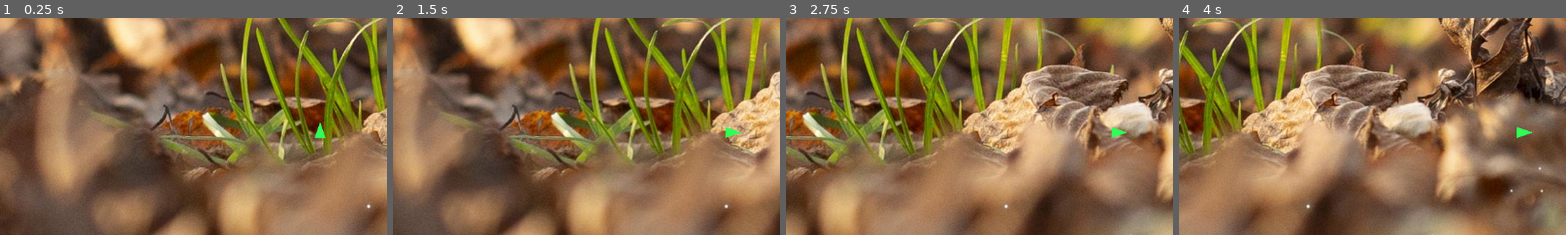
Above: before the commit, frames 1-4 (left to right).
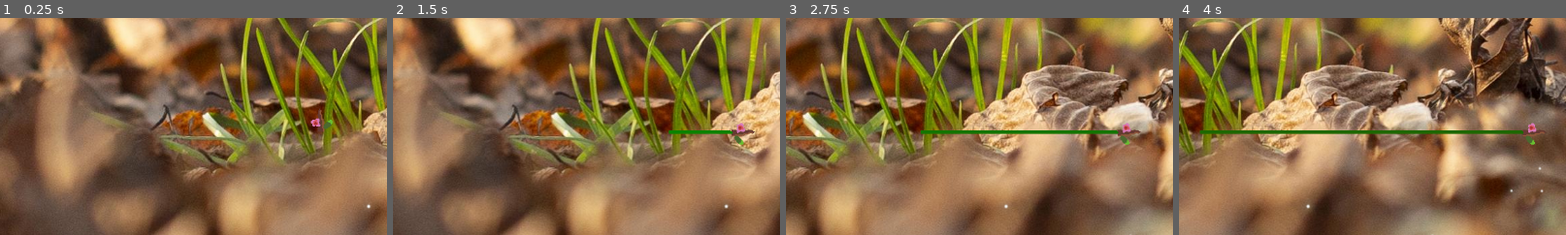
Above: after the commit, the same moments.

Repository: quimnuss/cozy
Game: Godot game, scene res://scenes/main_game.tscn
Same seed, same stepped clock (60 frames per second), same inputs: the game is played once before the commit and once after it.
Inputs:
- Up to frame 1 (0.25 s): no input
- Up to frame 2 (1.5 s): tap Enter (ui_accept) at 0.5, 0.77 s; hold D (move_right) from 0.53 s (still down)
- Up to frame 3 (2.75 s): tap Enter (ui_accept) at 1.52 s; release D (move_right) at 2.03 s; hold A (move_left) from 2.03 s (still down)
- Up to frame 4 (4 s): release A (move_left) at 2.78 s; hold D (move_right) from 2.78 s (still down); tap Enter (ui_accept) at 3.02, 3.77 s
The pictures show only the part of the screen within x 9-59%, y 24-74%; the shares and areas given below are measured in that part.

The runs differ from the first frame. In frame 1, 0.3% of the frame differs, in the area x 80-86%, y 41-56%; in frame 2, 0.6%; in frame 3, 1.2%; in frame 4, 1.8%, in the area x 5-95%, y 48-59%.

Commit message:
changing color trail

Diff:
--- a/actors/player.tscn
+++ b/actors/player.tscn
@@ -1,15 +1,22 @@
-[gd_scene load_steps=3 format=3 uid="uid://dmov2xrv47nx4"]
+[gd_scene load_steps=4 format=3 uid="uid://dmov2xrv47nx4"]
 
 [ext_resource type="Script" path="res://actors/player.gd" id="1_23gd1"]
+[ext_resource type="SpriteFrames" uid="uid://b017ye0m620hc" path="res://actors/player_spriteframes.tres" id="2_xixfa"]
 
 [sub_resource type="CapsuleShape2D" id="CapsuleShape2D_knhjf"]
 
 [node name="Player" type="CharacterBody2D"]
 script = ExtResource("1_23gd1")
 
+[node name="AnimatedSprite2D" type="AnimatedSprite2D" parent="."]
+position = Vector2(0, -32)
+sprite_frames = ExtResource("2_xixfa")
+
 [node name="CollisionShape2D" type="CollisionShape2D" parent="."]
+position = Vector2(0, -16)
 shape = SubResource("CapsuleShape2D_knhjf")
 
 [node name="Polygon2D" type="Polygon2D" parent="."]
+visible = false
 color = Color(0.188235, 1, 0.337255, 1)
 polygon = PackedVector2Array(0, -16, -8, 8, 8, 8)
--- /dev/null
+++ b/actors/player_spriteframes.tres
@@ -0,0 +1,18 @@
+[gd_resource type="SpriteFrames" load_steps=3 format=3 uid="uid://b017ye0m620hc"]
+
+[ext_resource type="Texture2D" uid="uid://y20re1hdrvbd" path="res://assets/branch.png" id="1_dj7rh"]
+
+[sub_resource type="AtlasTexture" id="AtlasTexture_3t7ic"]
+atlas = ExtResource("1_dj7rh")
+region = Rect2(0, 0, 62, 62)
+
+[resource]
+animations = [{
+"frames": [{
+"duration": 1.0,
+"texture": SubResource("AtlasTexture_3t7ic")
+}],
+"loop": true,
+"name": &"default",
+"speed": 5.0
+}]
--- a/scenes/main_game.tscn
+++ b/scenes/main_game.tscn
@@ -1,10 +1,11 @@
-[gd_scene load_steps=6 format=3 uid="uid://nnrhfywswupo"]
+[gd_scene load_steps=7 format=3 uid="uid://nnrhfywswupo"]
 
 [ext_resource type="Script" path="res://scripts/camera.gd" id="1_wwqgf"]
 [ext_resource type="PackedScene" uid="uid://dmov2xrv47nx4" path="res://actors/player.tscn" id="2_obrol"]
 [ext_resource type="Texture2D" uid="uid://0uf1ngxe638c" path="res://assets/vegetation-natural-plants-park.jpg" id="3_hep7m"]
 [ext_resource type="Texture2D" uid="uid://beudwut7ac0jk" path="res://assets/Stars Small_1.png" id="3_jslog"]
 [ext_resource type="Texture2D" uid="uid://dbxe4jtph5ra1" path="res://assets/Stars Small_2.png" id="4_s7rqi"]
+[ext_resource type="Script" path="res://scripts/Trail.gd" id="6_d2lhm"]
 
 [node name="MainGame" type="Node2D"]
 
@@ -54,6 +55,16 @@
 texture = ExtResource("3_jslog")
 centered = false
 
-[node name="Trail" type="Node2D" parent="."]
+[node name="TrailMan" type="Node2D" parent="." node_paths=PackedStringArray("target")]
+script = ExtResource("6_d2lhm")
+target = NodePath("../Player")
+HEALTHY_COLOR = Color(0, 0.572549, 0, 1)
+DEATH_COLOR = Color(0.294118, 0.14902, 0, 1)
 
-[node name="Line2D" type="Line2D" parent="Trail"]
+[node name="Trail" type="Line2D" parent="TrailMan"]
+width = 5.0
+default_color = Color(0.117647, 0.568627, 0.266667, 1)
+joint_mode = 2
+begin_cap_mode = 2
+end_cap_mode = 2
+antialiased = true
--- /dev/null
+++ b/scripts/Trail.gd
@@ -0,0 +1,31 @@
+extends Node2D
+
+@export var target : Node2D
+@onready var trail = $Trail
+
+var previous_point : Vector2
+
+const THRESHOLD = 5
+
+var elapsed = 0
+
+var elapsed_death = 10
+
+@export var HEALTHY_COLOR : Color = Color(0,150/255,0,1)
+@export var DEATH_COLOR : Color = Color(75/255,40/255,0,1)
+
+# Called when the node enters the scene tree for the first time.
+func _ready():
+    pass # Replace with function body.
+
+
+# Called every frame. 'delta' is the elapsed time since the previous frame.
+func _process(delta):
+    elapsed += delta
+    var new_point : Vector2 = target.global_position
+    if previous_point.distance_to(new_point) > THRESHOLD:
+        trail.add_point(new_point)
+
+    var ratio = min(elapsed/elapsed_death,1)
+
+    trail.default_color = ratio*DEATH_COLOR + (1 - ratio)*HEALTHY_COLOR
